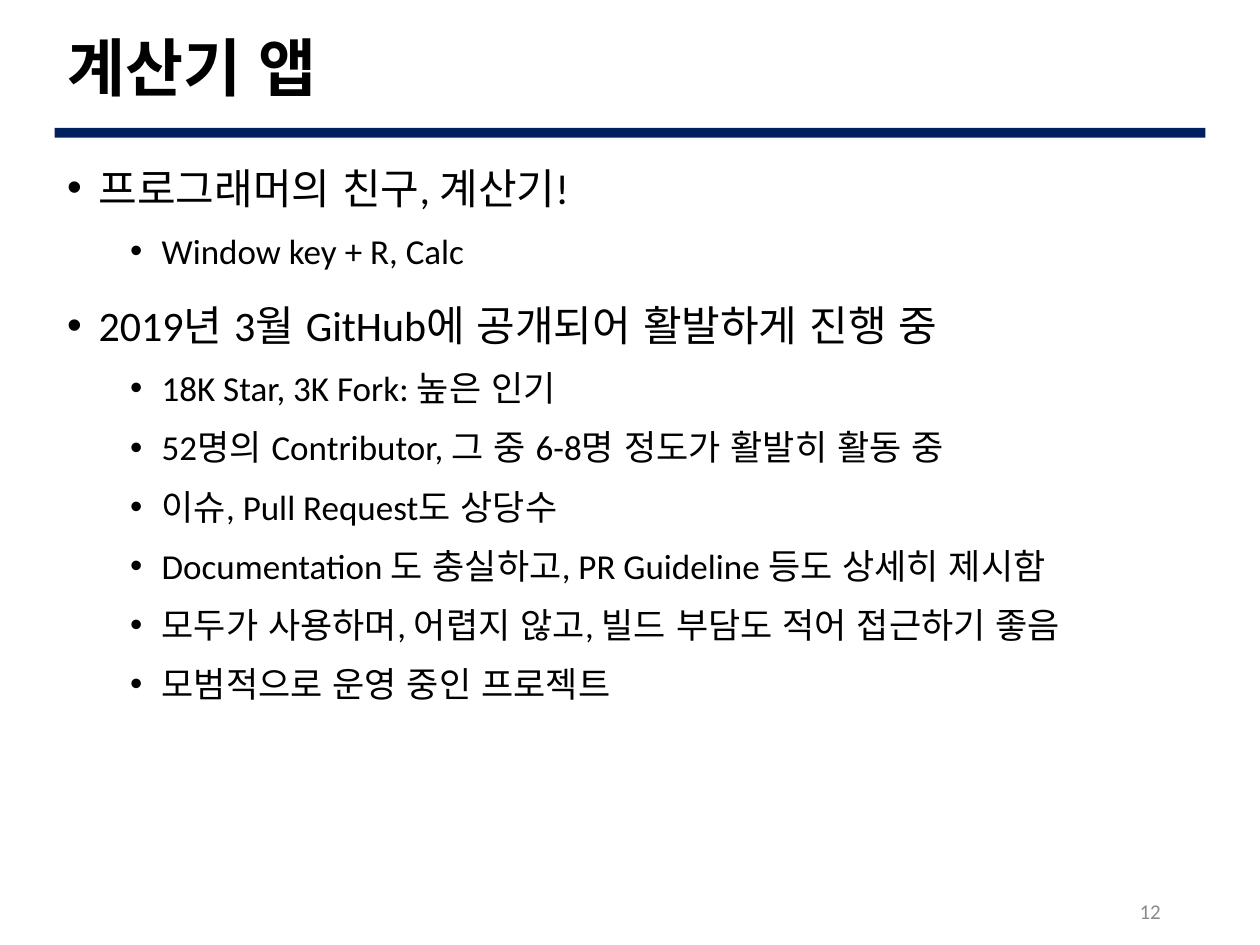
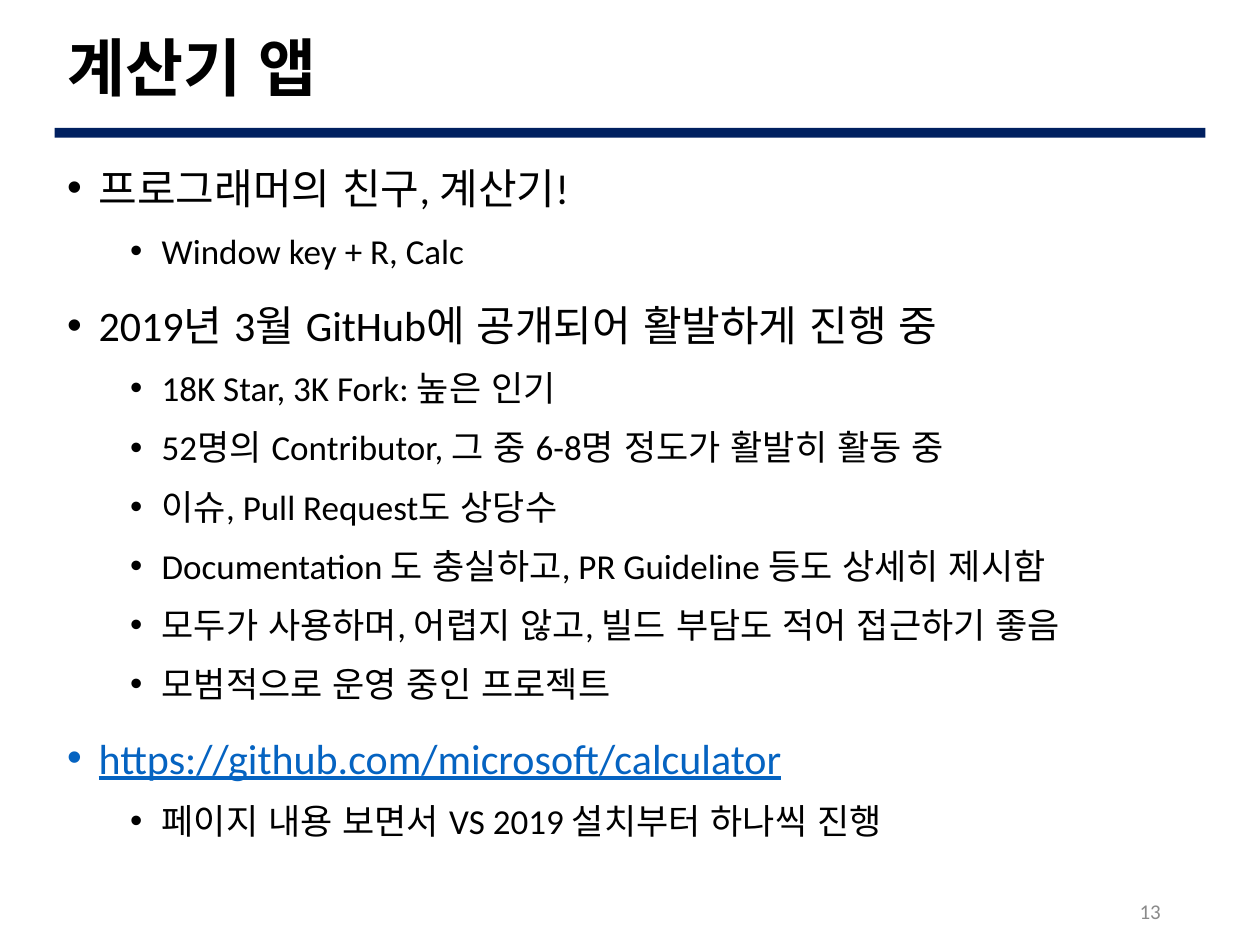
Before and after one commit to JBNU-JEduTools/osscourse, a slide deck: slide 13 of Slides 2020/8. 코드 분석 1.pptx (slide 12 before the commit). Drawn at 1260x945 pixels with LibreOffice and Linux fonts; fonts in the diff are those of the drawing; background and template pictures are left out. Boxes give left, top, right and bottom in pixels: in the first picture for what was removed or moved away, otherwise in the second. Text is boxed around its words. In the diff, an @@ line names an element or a change of style, - is before the commit and + after.

```diff
--- a/Slides 2020/8. 코드 분석 1.pptx
+++ b/Slides 2020/8. 코드 분석 1.pptx
@@ text at [99, 744, 882, 837]: paragraphs added @@
+• https://github.com/microsoft/calculator
+  • 페이지 내용 보면서 VS 2019 설치부터 하나씩 진행
@@ page number at [1140, 905, 1161, 919]: text changed @@
-12
+13
```
Also in this commit, not shown: 9 other slides changed, 1 slide added, 1 slide removed, 10 other files.
